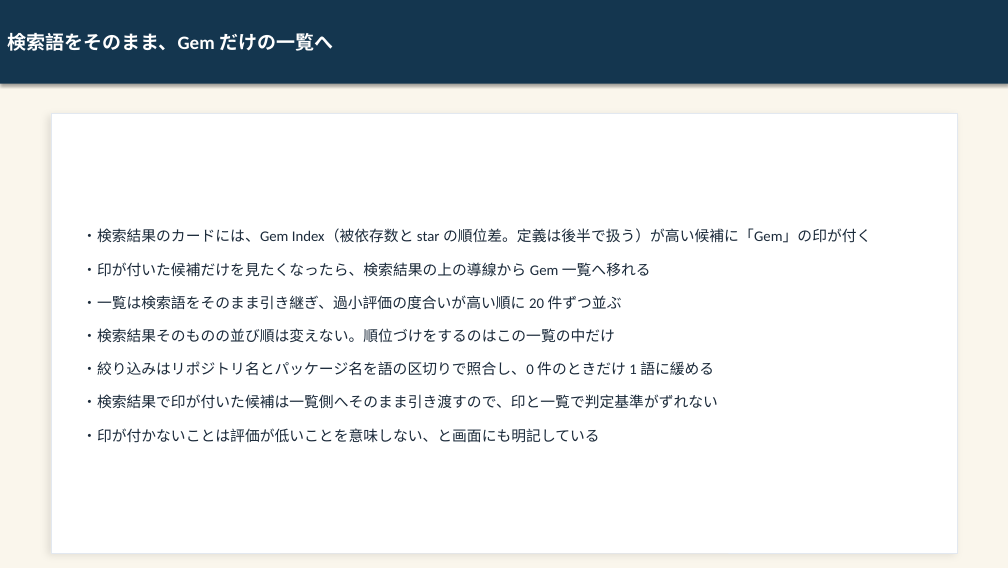
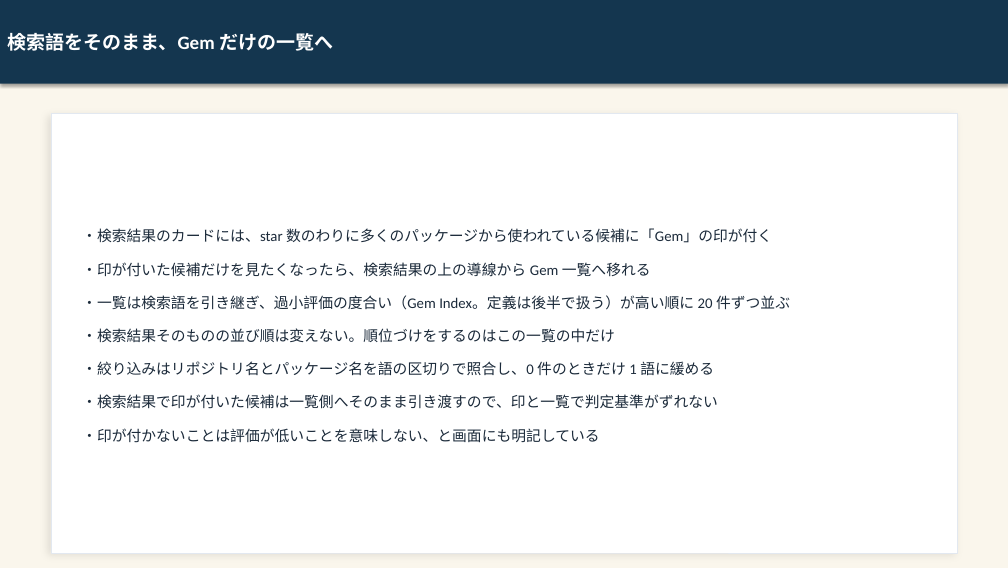
Before and after one commit to kai-kou/gem-hunter, a slide deck: slide 3 of content/slides/project-explanation-20260822/output/gem-hunter_text.pptx. Drawn at 1008x568 pixels with LibreOffice and Linux fonts; fonts in the diff are those of the drawing. Boxes give left, top, right and bottom in pixels: in the first picture for what was removed or moved away, otherwise in the second. Text is boxed around its words. In the diff, an @@ line names an element or a change of style, - is before the commit and + after.

```diff
--- a/content/slides/project-explanation-20260822/output/gem-hunter_text.pptx
+++ b/content/slides/project-explanation-20260822/output/gem-hunter_text.pptx
@@ text at (82, 228, 772, 243): text changed @@
-・検索結果のカードには、Gem Index（被依存数と star の順位差。定義は後半で扱う）が高い候補に「Gem」の印が付く
+・検索結果のカードには、star 数のわりに多くのパッケージから使われている候補に「Gem」の印が付く
@@ text at (82, 295, 790, 310): text changed @@
-・一覧は検索語をそのまま引き継ぎ、過小評価の度合いが高い順に 20 件ずつ並ぶ
+・一覧は検索語を引き継ぎ、過小評価の度合い（Gem Index。定義は後半で扱う）が高い順に 20 件ずつ並ぶ
```
Also in this commit, not shown: 2 other slides changed, 3 other files.
